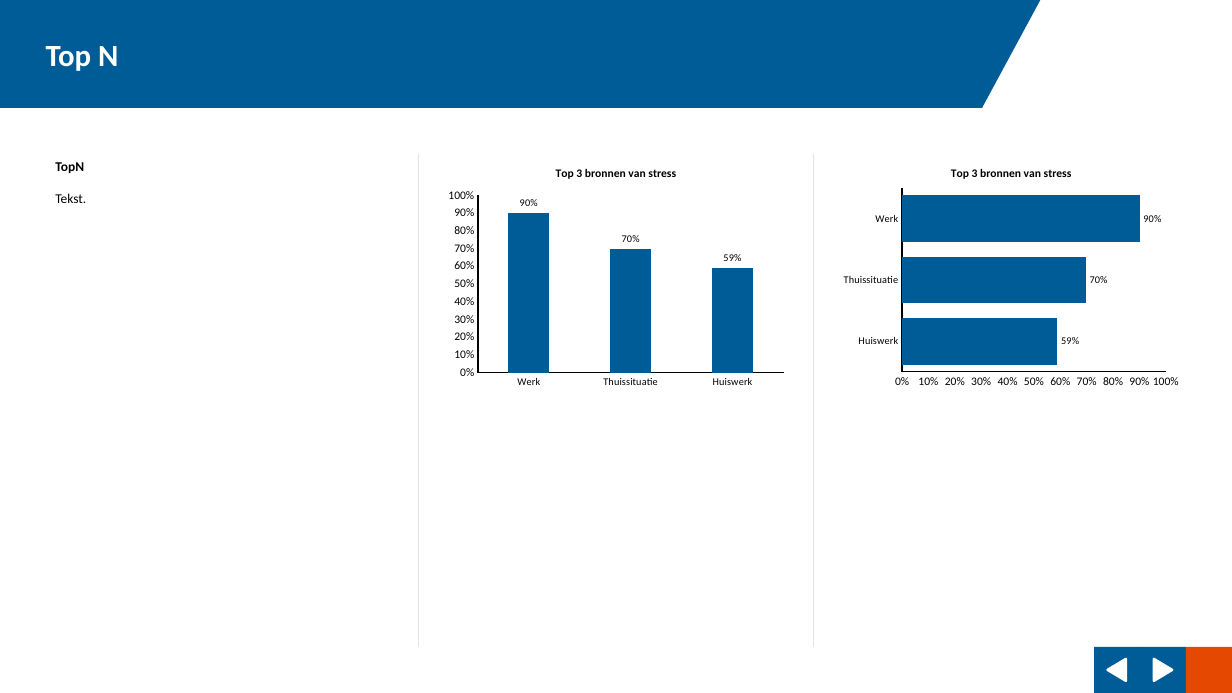
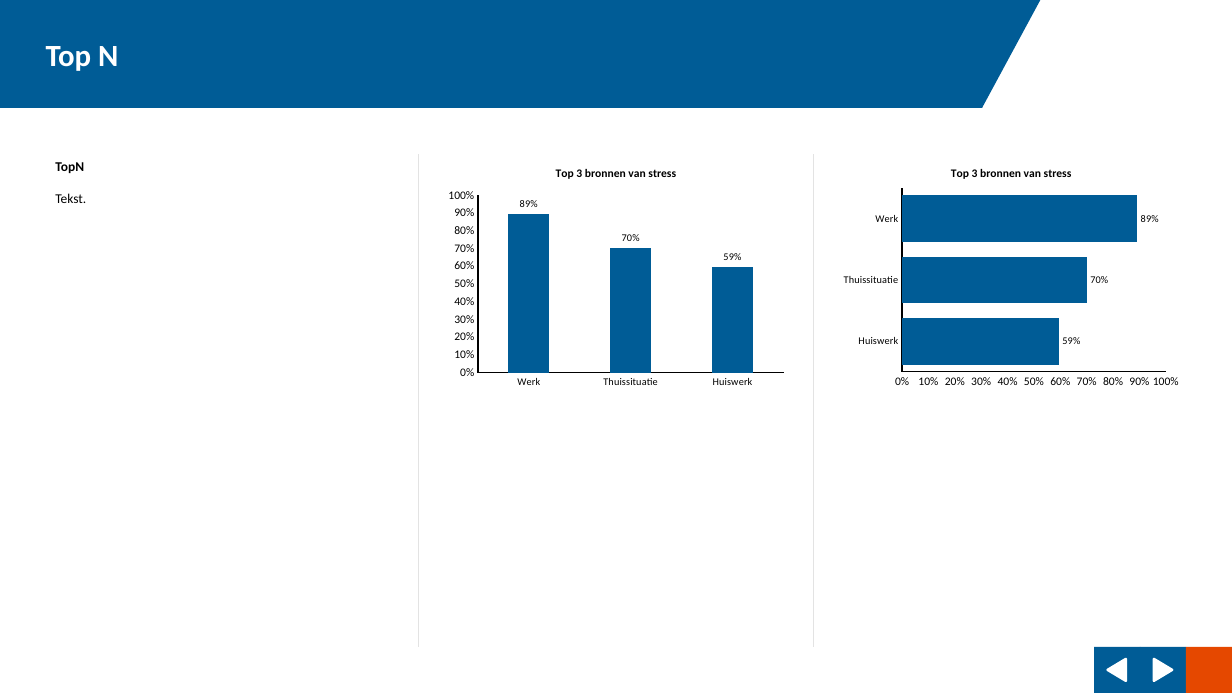
Before and after one commit to ggdatascience/reports_excel_to_powerpoint, a slide deck: slide 8 of example/Rapportage Zandwijk.pptx. Drawn at 1232x693 pixels with LibreOffice and Linux fonts; fonts in the diff are those of the drawing; background and template pictures are left out. Boxes give left, top, right and bottom in pixels: in the first picture for what was removed or moved away, otherwise in the second. Text is boxed around its words. In the diff, an @@ line names an element or a change of style, - is before the commit and + after.

```diff
--- a/example/Rapportage Zandwijk.pptx
+++ b/example/Rapportage Zandwijk.pptx
@@ column chart at (x1=442, y1=153, x2=791, y2=394) @@
@@ Series 1, Werk: 0.9 to 0.89 @@
@@ bar chart at (x1=837, y1=153, x2=1187, y2=394) @@
@@ Series 1, Werk: 0.9 to 0.89 @@
```
Also in this commit, not shown: 5 other slides changed, 1 slide added, 17 other files.
